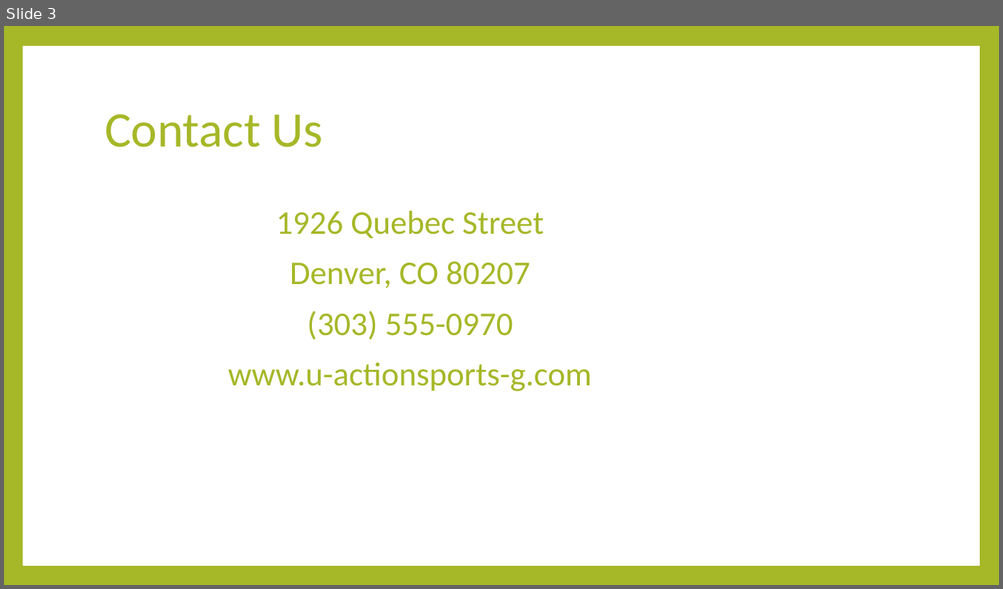
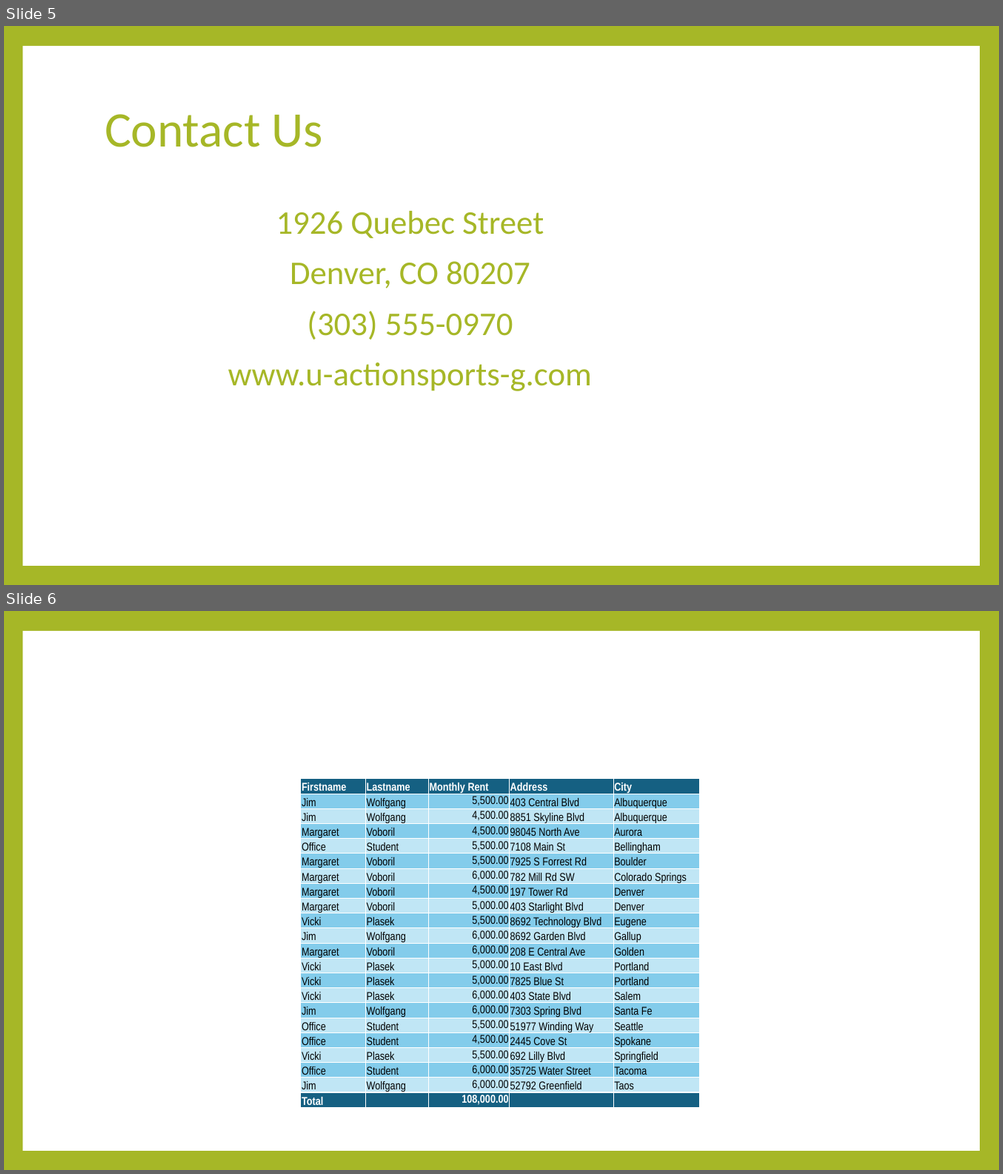
Before and after one commit to Tometri/ProjectPortfolio, a slide deck: school/MGCCC-Spring2026/CSC1123-ComputerApplications/ModuleFifteen/M15ProjectOne/Weaver_i01A_Sales_Presentation.pptx. Shown one above the other, each under a label of ours: slide 3 before the commit, slides 5 and 6 after it. The pictures are 1003x589 and 1003x1174 pixels, drawn with LibreOffice and Linux fonts; fonts in the diff are those of the drawing. Boxes give left, top, right and bottom in pixels: in the first picture for what was removed or moved away, otherwise in the second. Text is boxed around its words. In the diff, an @@ line names an element or a change of style, - is before the commit and + after.

```diff
--- a/school/MGCCC-Spring2026/CSC1123-ComputerApplications/ModuleFifteen/M15ProjectOne/Weaver_i01A_Sales_Presentation.pptx
+++ b/school/MGCCC-Spring2026/CSC1123-ComputerApplications/ModuleFifteen/M15ProjectOne/Weaver_i01A_Sales_Presentation.pptx
@@ slide 6 added at [4, 611, 999, 1170], background #A6B727; not listed: 1 template element that a slide beside it also shows @@
@@ table added at [301, 779, 699, 1109], 22 rows, 5 columns @@
+Firstname | Lastname | Monthly Rent | Address | City
+Jim | Wolfgang | 5,500.00 | 403 Central Blvd | Albuquerque
+Jim | Wolfgang | 4,500.00 | 8851 Skyline Blvd | Albuquerque
+Margaret | Voboril | 4,500.00 | 98045 North Ave | Aurora
+Office | Student | 5,500.00 | 7108 Main St | Bellingham
+Margaret | Voboril | 5,500.00 | 7925 S Forrest Rd | Boulder
+Margaret | Voboril | 6,000.00 | 782 Mill Rd SW | Colorado Springs
+Margaret | Voboril | 4,500.00 | 197 Tower Rd | Denver
+Margaret | Voboril | 5,000.00 | 403 Starlight Blvd | Denver
+Vicki | Plasek | 5,500.00 | 8692 Technology Blvd | Eugene
+Jim | Wolfgang | 6,000.00 | 8692 Garden Blvd | Gallup
+Margaret | Voboril | 6,000.00 | 208 E Central Ave | Golden
+Vicki | Plasek | 5,000.00 | 10 East Blvd | Portland
+Vicki | Plasek | 5,000.00 | 7825 Blue St | Portland
+Vicki | Plasek | 6,000.00 | 403 State Blvd | Salem
+Jim | Wolfgang | 6,000.00 | 7303 Spring Blvd | Santa Fe
+Office | Student | 5,500.00 | 51977 Winding Way | Seattle
+Office | Student | 4,500.00 | 2445 Cove St | Spokane
+Vicki | Plasek | 5,500.00 | 692 Lilly Blvd | Springfield
+Office | Student | 6,000.00 | 35725 Water Street | Tacoma
+Jim | Wolfgang | 6,000.00 | 52792 Greenfield | Taos
+Total |  | 108,000.00 |  | 
@@ what was slide 3 is now slide 5 @@
```
Also in this commit, not shown: 1 slide changed, 3 other slides added, 9 other files.
